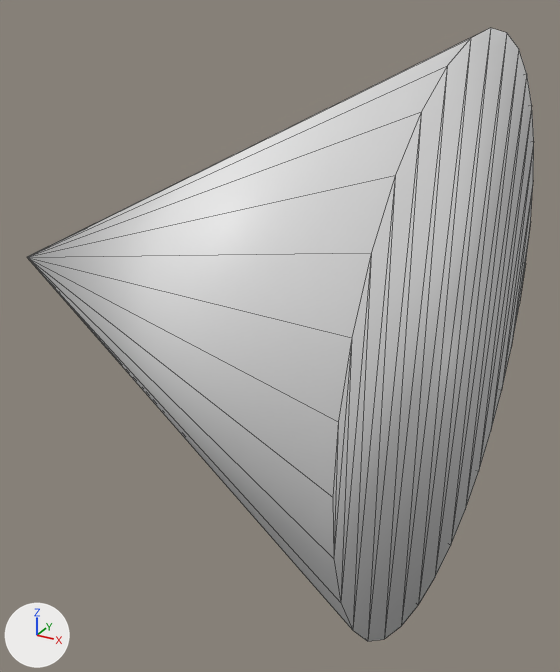
Before and after pictures for a commit that changed the FBX model ICGameContent/models/saf.fbx.
Rendered twice from a 50 mm lens placed at (0.0263, -0.024, 0.0109), pointed at (0.0127, 0.0007, -0.0015). The lights are fixed; the arrows at lower left show +X, +Y and +Z. Mesh edges are drawn as thin lines. Where no turn or scale is listed for an object, it has been applied to the vertices.
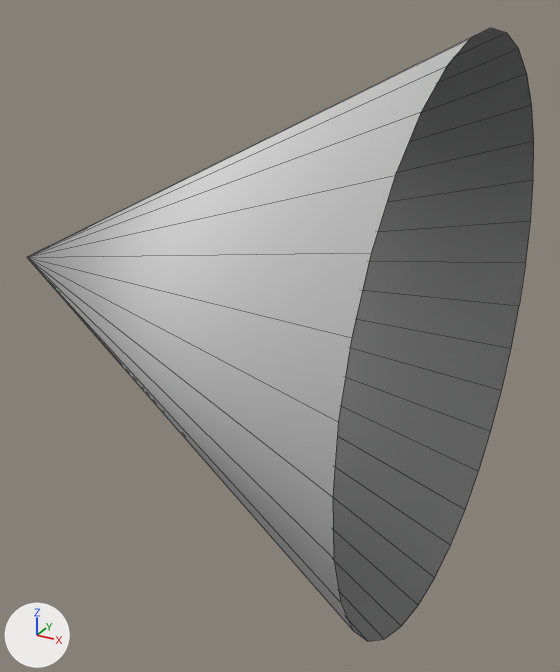
Pixel boxes (x1, y1, x2, y2) of what changed, in the pictures (560 x 672 px):
'Cone', recoloured, reshaped (white to grey): (27, 28, 534, 642) in both
part 1 of me_cone, deleted: before (333, 28, 534, 642)

Diff of the bpy script that builds the scene:
```diff
--- a/ICGameContent/models/saf.fbx.py
+++ b/ICGameContent/models/saf.fbx.py
@@ mat_material @@
 mat_material = principled_material('Material')
-mat_material.base_color = (0.8, 0.8, 0.8)  # white #e7e7e7
+mat_material.base_color = (0.64, 0.64, 0.64)  # light grey #d1d1d1
@@ me_cone @@
 # used by ob_cone; location = (0.0, 0.0, 0.0)
-me_cone.from_pydata(...)  # 33 vertices, 62 faces; spans x 0.0..0.02, y -0.01..0.01, z -0.01..0.01
+me_cone.from_pydata(...)  # 33 vertices, 32 faces; spans x 0.0..0.02, y -0.01..0.01, z -0.01..0.01
+# me_cone part 1
+# 30 faces are deleted
 me_cone.materials.append(mat_material)
```
